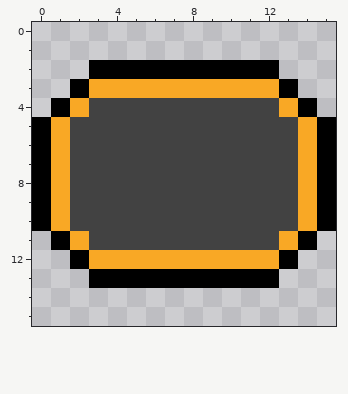
Pixel-art file, stored at Assets/Arts/GameUI/Canvas_Border_Btn/DialogueUI/ChoiceBorder.aseprite. This is how it looked before the edit.
16x16 pixels, 1 frame.
Once edited:
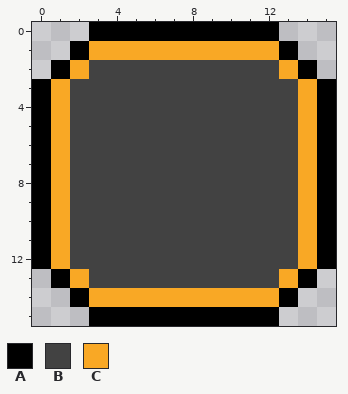
Palette (. is transparent): A #000000  B #424242  C #f9a825
The exact change:
Colour A is added in row 0 at x 3 to 12; in row 1 at x 2 and 13; in row 2 at x 1 and 14; in rows 3 to 4 at x 0 and 15; in rows 11 to 12 at x 0 and 15; in row 13 at x 1 and 14.
Colour A is added in row 14 at x 2 and 13; in row 15 at x 3 to 12.
Colour B replaces colour A in row 2 at x 3 to 12; in row 3 at x 2 and 13; in row 12 at x 2 and 13; in row 13 at x 3 to 12.
Colour B replaces colour C in row 3 at x 3 to 12; in row 4 at x 2 and 13; in row 11 at x 2 and 13; in row 12 at x 3 to 12.
Colour C is added in row 1 at x 3 to 12; in row 2 at x 2 and 13; in row 3 at x 1 and 14; in row 12 at x 1 and 14; in row 13 at x 2 and 13; in row 14 at x 3 to 12.
Colour C replaces colour A in row 4 at x 1 and 14; in row 11 at x 1 and 14.
